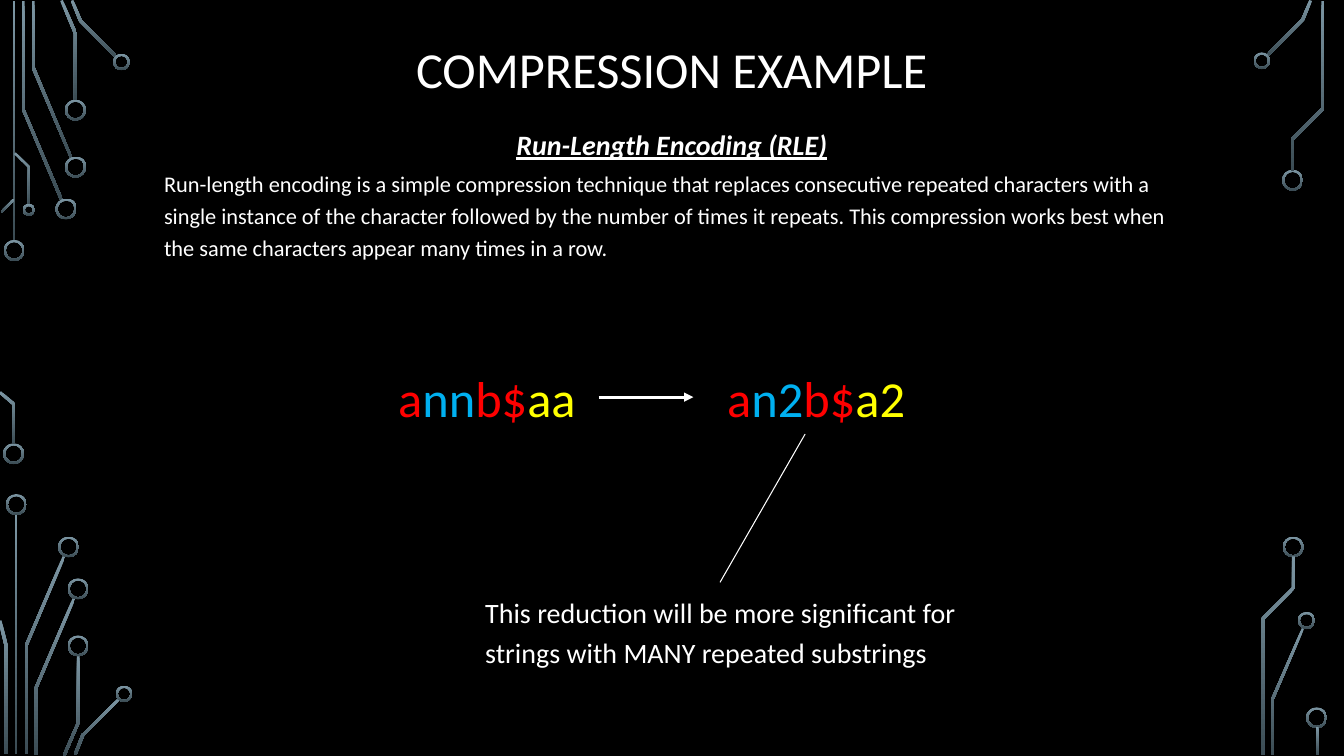
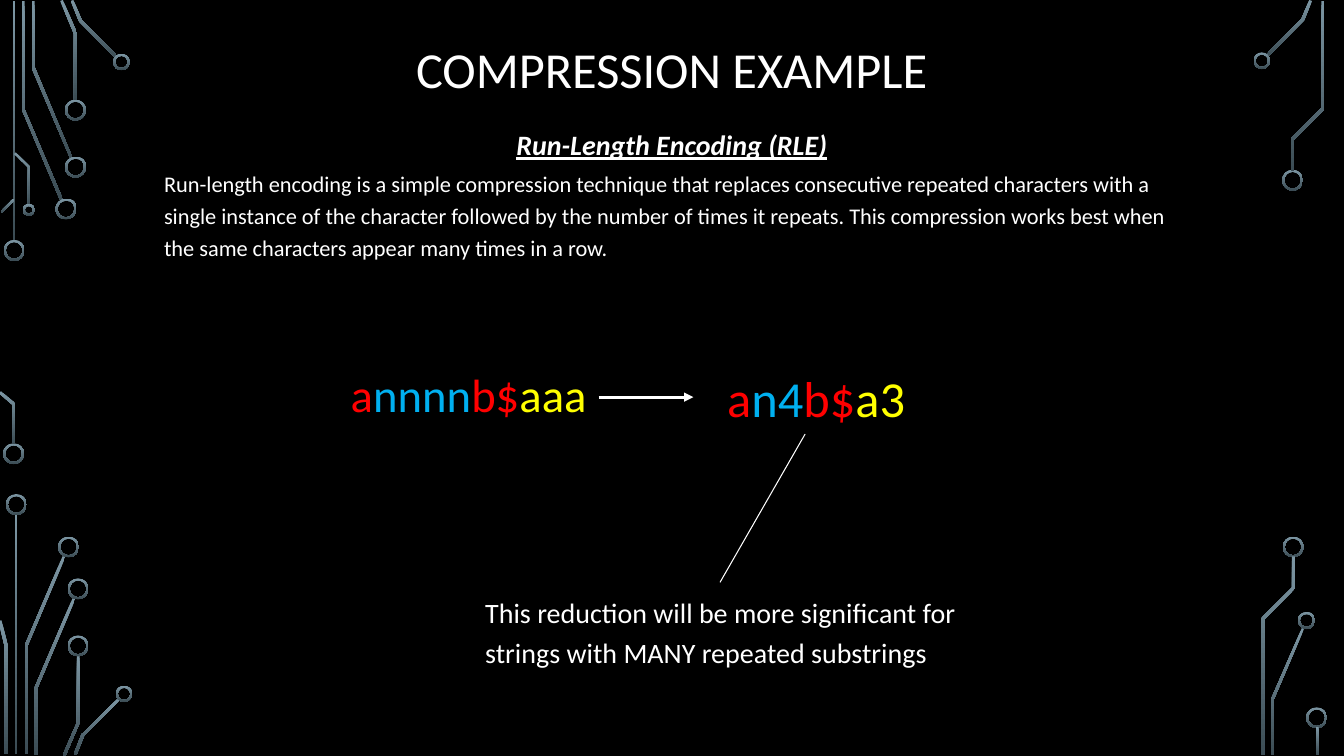
Before and after one commit to markfloryan/advalgo_projects, a slide deck: slide 5 of projects/11-burrowsWheelerTransform/slides/lecture_BurrowsWheelerTransform.pptx.pptx. Drawn at 1344x756 pixels with LibreOffice and Linux fonts; fonts in the diff are those of the drawing; background and template pictures are left out. Boxes give left, top, right and bottom in pixels: in the first picture for what was removed or moved away, otherwise in the second. Text is boxed around its words. In the diff, an @@ line names an element or a change of style, - is before the commit and + after.

Commit message:
Add more slides

```diff
--- a/projects/11-burrowsWheelerTransform/slides/lecture_BurrowsWheelerTransform.pptx.pptx
+++ b/projects/11-burrowsWheelerTransform/slides/lecture_BurrowsWheelerTransform.pptx.pptx
@@ text at (x1=351, y1=379, x2=587, y2=418): text changed; size 36 to 33.3 pt; text colour #FF0000 to #00B0F0 @@
-annb$aa
+annnnb$aaa
@@ text at (x1=727, y1=382, x2=905, y2=423): text changed @@
-an2b$a2
+an4b$a3
```
Also in this commit, not shown: 1 other file.
